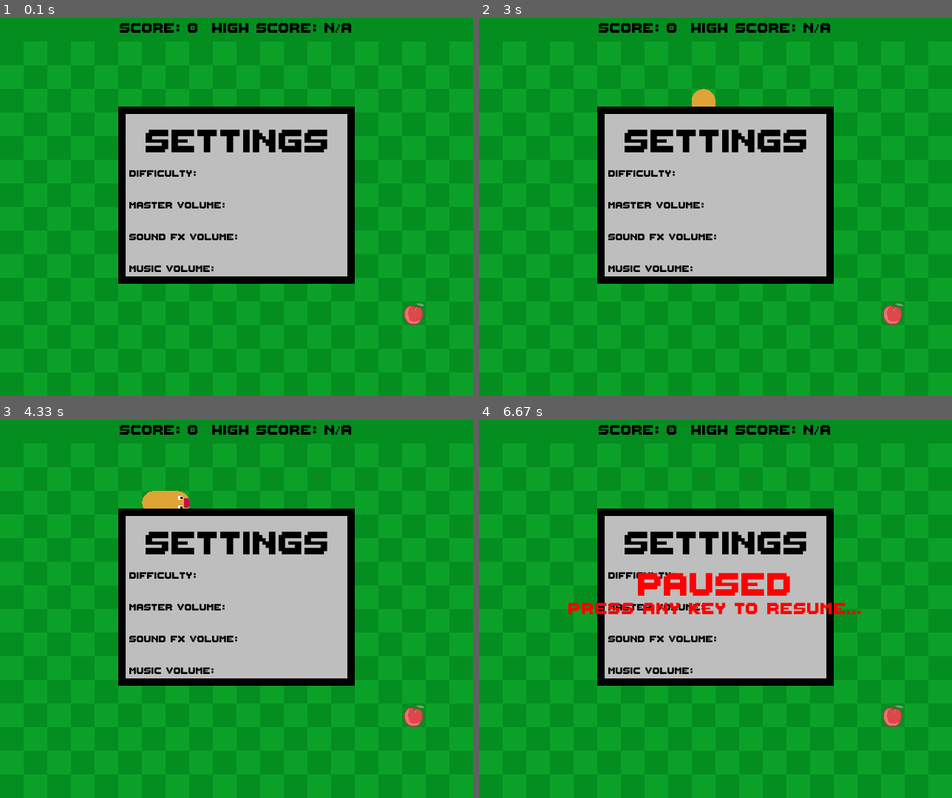
Above: before the commit, frames 1-4 (two rows, left to right).
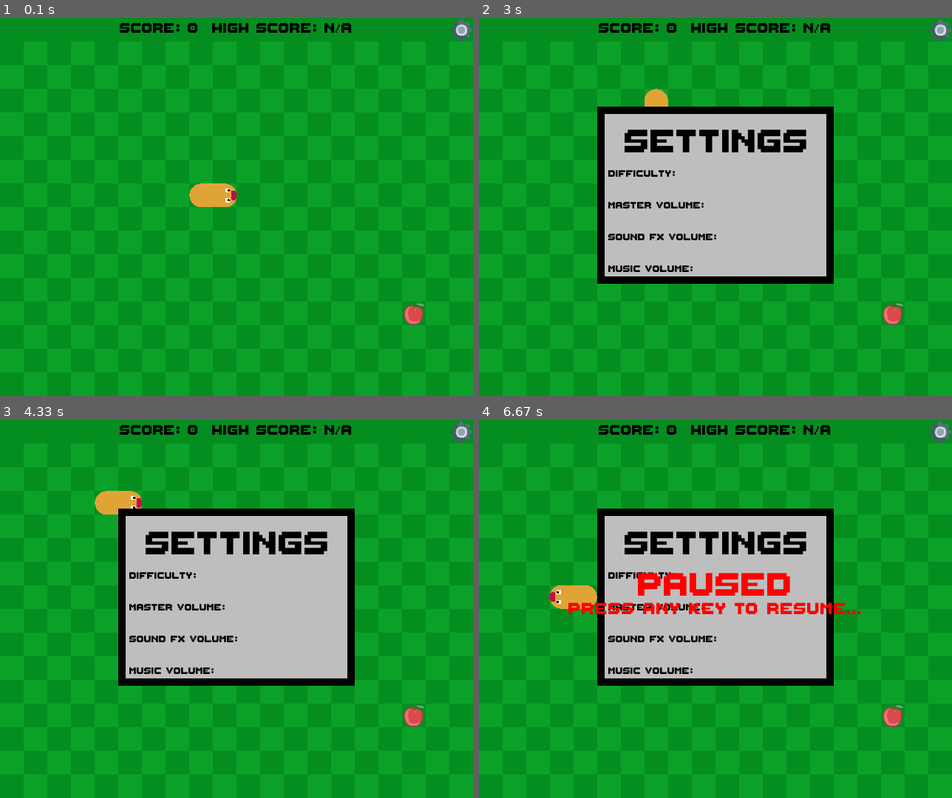
Above: after the commit, the same moments.

Repository: LassePladsen/Pygame-Snake
Game: pygame game, started from snake/main.py
Same seed, same stepped clock (60 frames per second), same inputs: the game is played once before the commit and once after it.
Inputs (mouse positions are in pixels of both pictures, inside the frame that each line leads up to):
- Up to frame 1 (0.1 s): no input
- Up to frame 2 (3 s): click (715, 207) at 0.43 s; hold Right 0.67-1.13 s; hold Up 1.17-1.47 s; hold Right 1.5-1.97 s; click (942, 29) at 2.7 s; hold Down from 2.9 s (still down)
- Up to frame 3 (4.33 s): release Down at 3.2 s; hold Left 3.23-3.63 s; hold Up 3.67-4.03 s; hold Right from 4.07 s (still down)
- Up to frame 4 (6.67 s): release Right at 4.7 s; tap Enter at 4.73 s; hold Down 5.13-5.5 s; hold Left 5.53-6 s; tap Esc at 6.53 s

The runs differ from the first frame. In frame 1, 24% of the frame differs, in the area x 25-100%, y 0-71%; in frame 2, 0.6%; in frame 3, 1.1%; in frame 4, 0.7%.

Commit message:
Implemented the settings button by a base ImageButton class. Need to make a way to make a brighter version of the button png in-code, if not then just make a separate png.

Diff:
--- a/snake/buttons.py
+++ b/snake/buttons.py
@@ -2,3 +2,79 @@
 # - settings button.
 # - difficulty button on settings menu.
 # - volume bars on settings menu.
+
+import pygame as pg
+
+from sprites import BaseSprite, load_image
+from tools import get_resource_path
+
+class Button(BaseSprite):
+    """Base button class for inheritance."""
+
+    def __init__(self,
+                 size: tuple[int, int],
+                 pos: tuple[int, int],
+                 button_type: str,
+                 anchor: str = "center") -> None:
+        super().__init__(size=size, pos=pos, anchor=anchor)
+        self.type = button_type
+        self.image = None
+        self.hover_image = None
+        self.was_hovered = False  # used to check if the button was hovered last frame
+
+
+    def is_hovered(self, mouse_pos: tuple[int, int]) -> bool:
+        """Returns True if the mouse is hovering over the button."""
+        res = self.rect.collidepoint(mouse_pos)
+        self.was_hovered = res
+        return res
+
+    def hover(self) -> None:
+        """Called when the mouse is hovering over the button, brightens the button image."""
+        self.rect = self.hover_image.get_rect(center=self.rect.center)
+
+    def unhover(self) -> None:
+        """Called when the mouse is no longer hovering over the button, resets the button image."""
+        self.rect = self.image.get_rect(center=self.rect.center)
+
+
+class ImageButton(Button):
+    """Base image button class for inheritance."""
+
+    def __init__(self,
+                 pos: tuple[int, int],
+                 size: tuple[int, int],
+                 button_type: str,
+                 image_path: str,
+                 anchor: str = "center",
+                 bg_color: str | tuple[int, int, int] | None = None) -> None:
+        super().__init__(size=size, pos=pos, anchor=anchor, button_type=button_type)
+        self.size = size
+        self.image_path = image_path
+        self.bg_color = bg_color
+
+        if bg_color:  # todo?
+            raise NotImplementedError("Background color for buttons not yet implemented.")
+
+        # normal button
+        self.image = load_image(self.image_path, self.size)
+        self.rect = self.get_rect(pos, anchor)
+
+        # mouse hover button
+        self.hover_image = self.image.convert_alpha()
+        self.hover_image.fill("white", special_flags=pg.BLEND_RGBA_MULT)
+
+class SettingsButton(ImageButton):
+    """Settings button class."""
+
+    def __init__(self,
+                 pos: tuple[int, int],
+                 size: tuple[int, int],
+                 anchor: str = "center",
+                 bg_color: str | tuple[int, int, int] | None = None) -> None:
+        super().__init__(pos=pos,
+                         size=size,
+                         image_path=get_resource_path(r"../assets/images/settings.png"),
+                         anchor=anchor,
+                         bg_color=bg_color,
+                         button_type="settings")
--- a/snake/menus.py
+++ b/snake/menus.py
@@ -1,9 +1,9 @@
-from textoverlays import BaseTextOverlay
+from textoverlays import TextOverlay
 
 BACKGROUND_COLOR = 5, 142, 32
 
 
-class TopBarMenu(BaseTextOverlay):
+class TopMenuBar(TextOverlay):
     """Bar at the top of the screen with score and high score text."""
 
     def __init__(self,
@@ -31,7 +31,7 @@
         )
 
 
-class SettingsMenu(BaseTextOverlay):
+class SettingsMenu(TextOverlay):
     """Menu for changing settings."""
 
     def __init__(self,
--- a/snake/snakegame.py
+++ b/snake/snakegame.py
@@ -8,6 +8,7 @@
 import sprites
 import textoverlays
 import menus
+import buttons
 from queue_handler import Queue
 from tools import get_resource_path, get_sound, play_sound, initialize_env, update_env
 
@@ -54,6 +55,10 @@
         self.screen_title = title
         self.fps = fps
 
+        # Screen surfaces
+        self.screen = pg.display.set_mode((self.screen_size[0], self.screen_size[1] + sprites.TILE_SIZE[1]))
+        self.background = pg.image.load(get_resource_path(r"..\assets\images\background.png"))
+
         # Scores
         self._current_score = 0
         if os.path.isfile(get_resource_path("../snake/.env")):
@@ -68,10 +73,9 @@
 
         # Game states
         self._pause = True  # game starts paused until user presses a button
-        self._game_over = False
+        self._game_over = False  # whether the player is dead
         self._key_pressed = False  # used to prevent multiple key presses per frame
-        pg.display.set_caption(self.screen_title)
-        pg.display.set_icon(pg.image.load(get_resource_path(r"..\assets\images\icon.png")))
+        self._settings_showing = False  # whether the settings menu is showing
 
         # Sound volumes and background music
         self.sound_volume = 0.5
@@ -83,38 +87,62 @@
         )
 
         # Initialize sprites
-        self._tail, self._head, self._food, self._top_menu = None, None, None, None
+        self._head = None
+        self._tail = None
+        self._pause_screen = None
+        self._food = None
         self._initialize_sprites()
 
-        self._pause_screen = None
+        # Screen caption and icon
+        pg.display.set_caption(self.screen_title)
+        pg.display.set_icon(pg.image.load(get_resource_path(r"..\assets\images\icon.png")))
 
     def _initialize_sprites(self):
+        """Initializes all game sprites and adds it to the sprite group. Also initializes a new Queue instance."""
+        # Snake head and tail:
         x, y = self.screen_size[0] // 2 - sprites.TILE_SIZE[0], self.screen_size[1] // 2
         self._tail = sprites.Tail((x - sprites.TILE_SIZE[0], y))
         self._head = sprites.Head((x, y), prev_segment=self._tail)
-        self._top_menu = menus.TopBarMenu(
+
+        # Top menu bar:
+        self._top_menu = menus.TopMenuBar(
                 current_score=self._current_score,
                 high_score=self._high_score,
                 size=(self.screen_size[0], sprites.TILE_SIZE[1]),
         )
-        size = (self.screen_size[0] // 2, self.screen_size[1] // 2)
+
+        # Pause screen:
+        self._pause_screen = textoverlays.PauseOverlay((self.screen_size[0] // 2, self.screen_size[1] // 2))
+
+        # Settings button and menu:
+        self._settings_button = buttons.SettingsButton(
+                pos=(self.screen_size[0], 0),  # positioned top right corner of screen
+                size=(sprites.TILE_SIZE[0], sprites.TILE_SIZE[1]),
+                anchor="topright"
+        )
+        settings_menu_size = (self.screen_size[0] // 2, self.screen_size[1] // 2)  # size half the screen
         self._settings_menu = menus.SettingsMenu(
-                pos=size,   # positioned middle of the screen
-                size=size,  # size half the screen
+                pos=settings_menu_size,   # positioned middle of the screen
+                size=settings_menu_size,
         )
-        self.snake_segments = []
-
-        # Create food sprite at random position no closer than 5 tiles from the snake's head.
+
+        # Create food sprite at random position no closer than 5 tiles from the snake's head:
         self._max_food_dist = 5
         self._food = sprites.Food(
                 screen_size=self.screen_size,
                 max_dist=self._max_food_dist,
                 head_pos=self._head.pos)
-        self._sprite_group = sprites.SpriteGroup()
-
-        # add to sprite group and snake_segment list
-        self._add_sprites([self._head, self._tail, self._food, self._top_menu, self._settings_menu])
-        self.queue = Queue()  # queue for storing moves and key presses
+
+        # Sprite groups
+        self._sprite_group = sprites.SpriteGroup()  # sprite group for all currently showing sprites
+        self.snake_segments = []  # list of all currently showing snake segment sprites
+        self.buttons = {}  # dict mapping currently showing button types to their corresponding showing button sprites
+
+        # Add starting sprites to sprite group and snake_segment list:
+        self._add_sprites([self._head, self._tail, self._food, self._top_menu, self._settings_button])
+
+        # Queue for storing moves and key presses:
+        self.queue = Queue()
 
     @property
     def snake_length(self) -> int:
@@ -122,11 +150,14 @@
         return len(self.snake_segments)
 
     def _add_sprites(self, sprite_list: list[sprites.SnakeSegment | sprites.Food]) -> None:
-        """Add given sprites to the sprite group and list."""
+        """Add given sprites to the sprite group and corresponding list."""
         # noinspection PyTypeChecker
         self._sprite_group.add(sprite_list)
-        # dont add food to snake_segment list
-        self.snake_segments += [sprite for sprite in sprite_list if isinstance(sprite, sprites.SnakeSegment)]
+        for sprite in sprite_list:
+            if isinstance(sprite, sprites.SnakeSegment):
+                self.snake_segments.append(sprite)
+            elif isinstance(sprite, buttons.Button):
+                self.buttons[sprite.type] = sprite
 
     def grow(self, amount: int = 1) -> None:
         """Grows the snake by a given amount of body parts."""
@@ -189,7 +220,7 @@
         self._pause = True
         if not self._game_over:
             logging.info("Pausing game.")
-            self._show_pause_screen()
+            self._sprite_group.add(self._pause_screen)  # show pause screen
 
     def unpause(self) -> None:
         """ Unpauses the game."""
@@ -206,7 +237,7 @@
         play_sound("death.wav", self.sound_volume)
         play_sound("Arcade Retro Game Over Sound Effect💤 sounds.wav", self.sound_volume - 0.2)
         update_env("HIGH_SCORE", str(self._high_score))
-        self._show_game_over_screen()
+        self._show_game_over_screen()  # create game over screen with updated scores
 
     def _show_game_over_screen(self) -> None:
         """Creates the game over image."""
@@ -216,12 +247,6 @@
                 self._high_score,
                 (self.screen_size[0] // 2, self.screen_size[1] // 2)
         ))
-
-    def _show_pause_screen(self) -> None:
-        """Creates the pause image."""
-        self._pause_screen = textoverlays.PauseOverlay((self.screen_size[0] // 2, self.screen_size[1] // 2))
-        # noinspection PyTypeChecker
-        self._sprite_group.add(self._pause_screen)
 
     def restart(self) -> None:
         """Restarts the game and resets all values except high score."""
@@ -239,13 +264,19 @@
             return
         self._head.direction = direction
 
-    def _handle_events(self, events: list[pg.event.Event]) -> None:
+    def _handle_events(self) -> None:
+        """Handles all pygame events such as quitting, key presses, mouse hovering and clicks."""
+        events = pg.event.get()
+        mouse_pos = pg.mouse.get_pos()
         for event in events:
             match event.type:
                 case pg.QUIT:
                     quit_game()
                 case pg.KEYDOWN:
                     self._handle_key_press(event.key)
+                case pg.MOUSEBUTTONDOWN:
+                    self._handle_mouse_press(mouse_pos)
+        self._handle_mouse_hovering(mouse_pos)
 
     def _handle_key_press(self, key: int) -> None:
         """Handles key presses."""
@@ -259,14 +290,38 @@
             self._key_pressed = True
         elif key in self.RESTART_KEYS and self._game_over:
             self.restart()
-        else:  # unpause for any other key too
-            if self._pause:
-                self.unpause()
-
-    def _update_screen(self, screen: pg.surface.Surface, background: pg.surface.Surface) -> None:
+        # unpause for any other key press too
+        elif self._pause:
+            self.unpause()
+
+    def _handle_mouse_press(self, mouse_pos: tuple[int, int]) -> None:
+        """Handles mouse clicks."""
+        for button_type, button in self.buttons.items():
+            if button.is_hovered(mouse_pos):
+                match button_type:
+                    case "settings":
+                        self._pause = True
+                        self._settings_showing = True
+                        # noinspection PyTypeChecker
+                        self._sprite_group.add(self._settings_menu)
+                    case "_":
+                        raise NotImplementedError(f"Button type '{button_type}' is not yet implemented.")
+            elif button.was_hovered:  # was hovered last frame -> unhover the button this frame
+                button.unhover()
+
+
+    def _handle_mouse_hovering(self, mouse_pos: tuple[int, int]) -> None:
+        """Handles mouse hovering."""
+        for button_type, button in self.buttons.items():
+            if button.is_hovered(mouse_pos):
+                button.hover()
+            elif button.was_hovered:  # was hovered last frame -> unhover the button this frame
+                button.unhover()
+
+    def _update_screen(self) -> None:
         """Updates the screen surface."""
-        screen.blit(background, (0, sprites.TILE_SIZE[1]))
-        self._sprite_group.draw(screen)
+        self.screen.blit(self.background, (0, sprites.TILE_SIZE[1]))
+        self._sprite_group.draw(self.screen)
         pg.display.update()
 
     def handle_collision(self) -> None:
@@ -309,17 +364,15 @@
 
     def run(self) -> None:
         """Runs the game loop"""
-        screen = pg.display.set_mode((self.screen_size[0], self.screen_size[1]+sprites.TILE_SIZE[1]))
         clock = pg.time.Clock()
-        background = pg.image.load(get_resource_path(r"..\assets\images\background.png"))
         self._background_music.play(-1)
         while True:
             clock.tick(self.fps)
             self._key_pressed = False
-            self._handle_events(pg.event.get())
+            self._handle_events()
             if not self._pause and not self._game_over:
                 self.queue.handle()
                 self.queue.update()
                 self._head.move()
                 self.handle_collision()
-            self._update_screen(screen, background)
+            self._update_screen()
--- a/snake/sprites.py
+++ b/snake/sprites.py
@@ -39,6 +39,7 @@
                  anchor: str = "center") -> None:
         super().__init__()
         self._anchor = anchor
+
         self.image = pg.transform.scale(self.image, size)
         self.pos = get_center_tile_pos(pos, TILE_SIZE)
         # self.rect gets set in the pos setter
@@ -86,9 +87,7 @@
                 self._direction = direction
             case _:
                 raise ValueError(f"Invalid direction: '{direction}'.")
-        super().__init__(size=TILE_SIZE,
-                         pos=pos,
-                         anchor=anchor)
+        super().__init__(size=TILE_SIZE, pos=pos, anchor=anchor)
         self.prev_segment = prev_segment
 
     def move(self) -> None:
--- a/snake/textoverlays.py
+++ b/snake/textoverlays.py
@@ -5,7 +5,7 @@
 FONT_PATH = get_resource_path("../assets/fonts/ThaleahFat.ttf")
 
 
-class BaseTextOverlay(pg.sprite.Sprite):
+class TextOverlay(pg.sprite.Sprite):
     """Base class for text overlays for inheritance."""
 
     def __init__(self,
@@ -126,7 +126,7 @@
         return rect
 
 
-class GameOverOverlay(BaseTextOverlay):
+class GameOverOverlay(TextOverlay):
     """Game over screen class."""
 
     def __init__(self,
@@ -149,7 +149,7 @@
         )
 
 
-class PauseOverlay(BaseTextOverlay):
+class PauseOverlay(TextOverlay):
     """Pause screen class."""
 
     def __init__(self,
Binary file added: assets/images/settings.png
